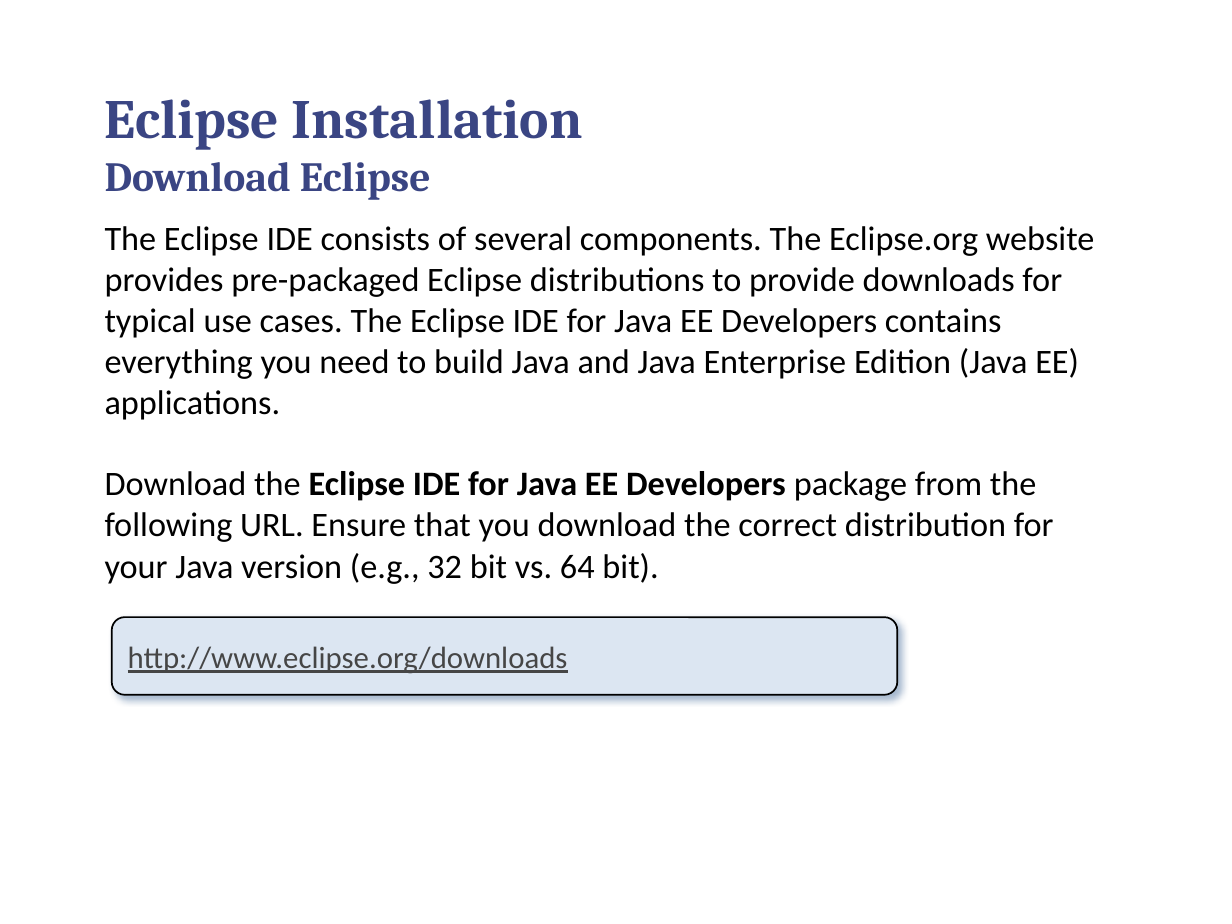
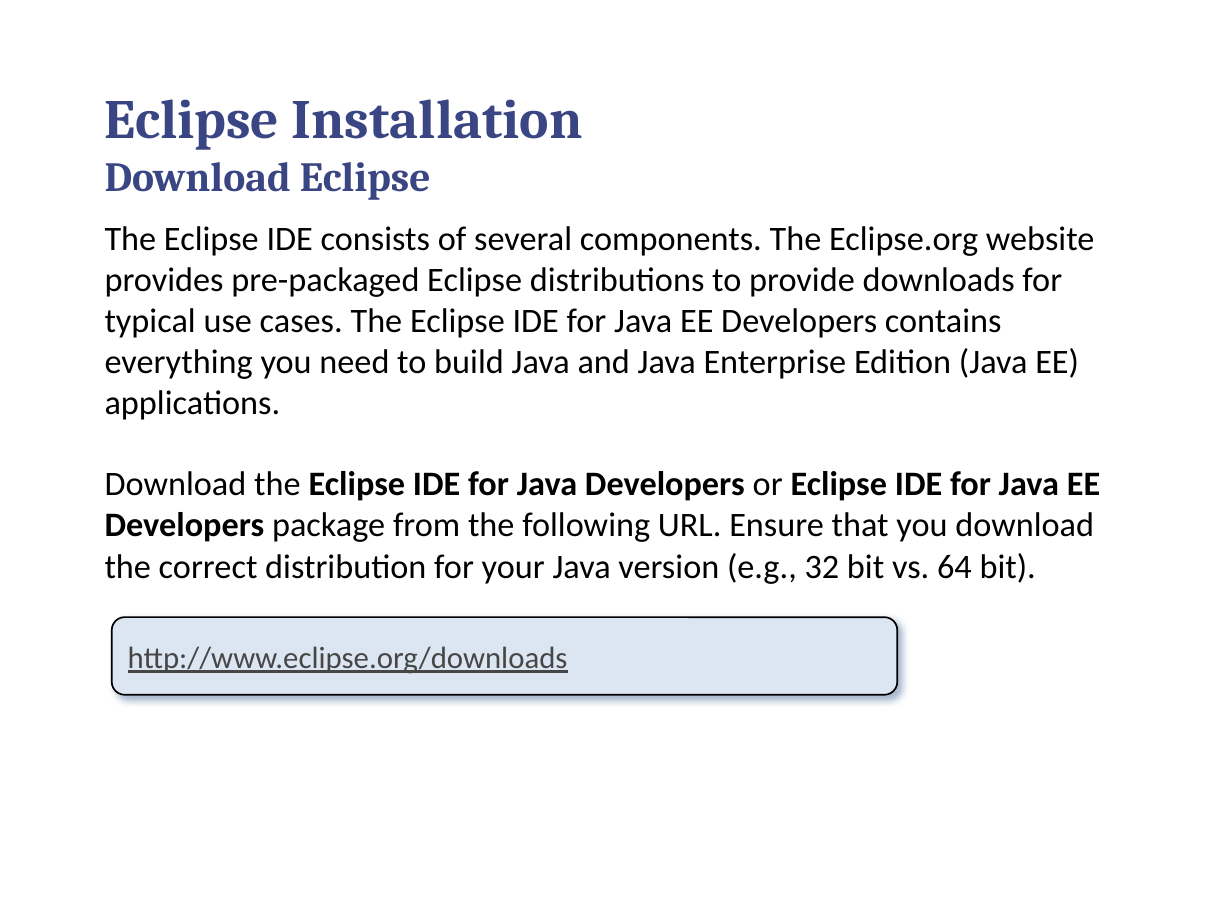
Before and after one commit to callistaenterprise/groovy-tdd-cadec, a slide deck: slide 4 of docs/groovy-tdd-installation.pptx. Drawn at 1232x924 pixels with LibreOffice and Linux fonts; fonts in the diff are those of the drawing; background and template pictures are left out. Boxes give left, top, right and bottom in pixels: in the first picture for what was removed or moved away, otherwise in the second. Text is boxed around its words. In the diff, an @@ line names an element or a change of style, - is before the commit and + after.

```diff
--- a/docs/groovy-tdd-installation.pptx
+++ b/docs/groovy-tdd-installation.pptx
@@ text at box(105, 471, 1100, 584): text changed @@
-Download the Eclipse IDE for Java EE Developers package from the following URL. Ensure that you download the correct distribution for your Java version (e.g., 32 bit vs. 64 bit).
+Download the Eclipse IDE for Java Developers or Eclipse IDE for Java EE Developers package from the following URL. Ensure that you download the correct distribution for your Java version (e.g., 32 bit vs. 64 bit).
```
Also in this commit, not shown: 2 other slides changed, 2 slides removed, 1 other file.
